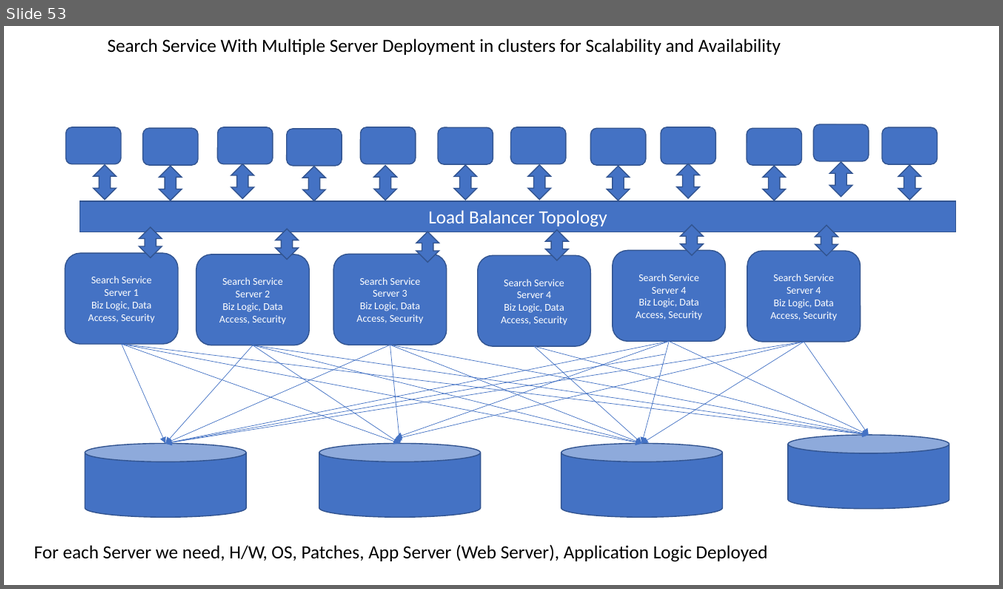
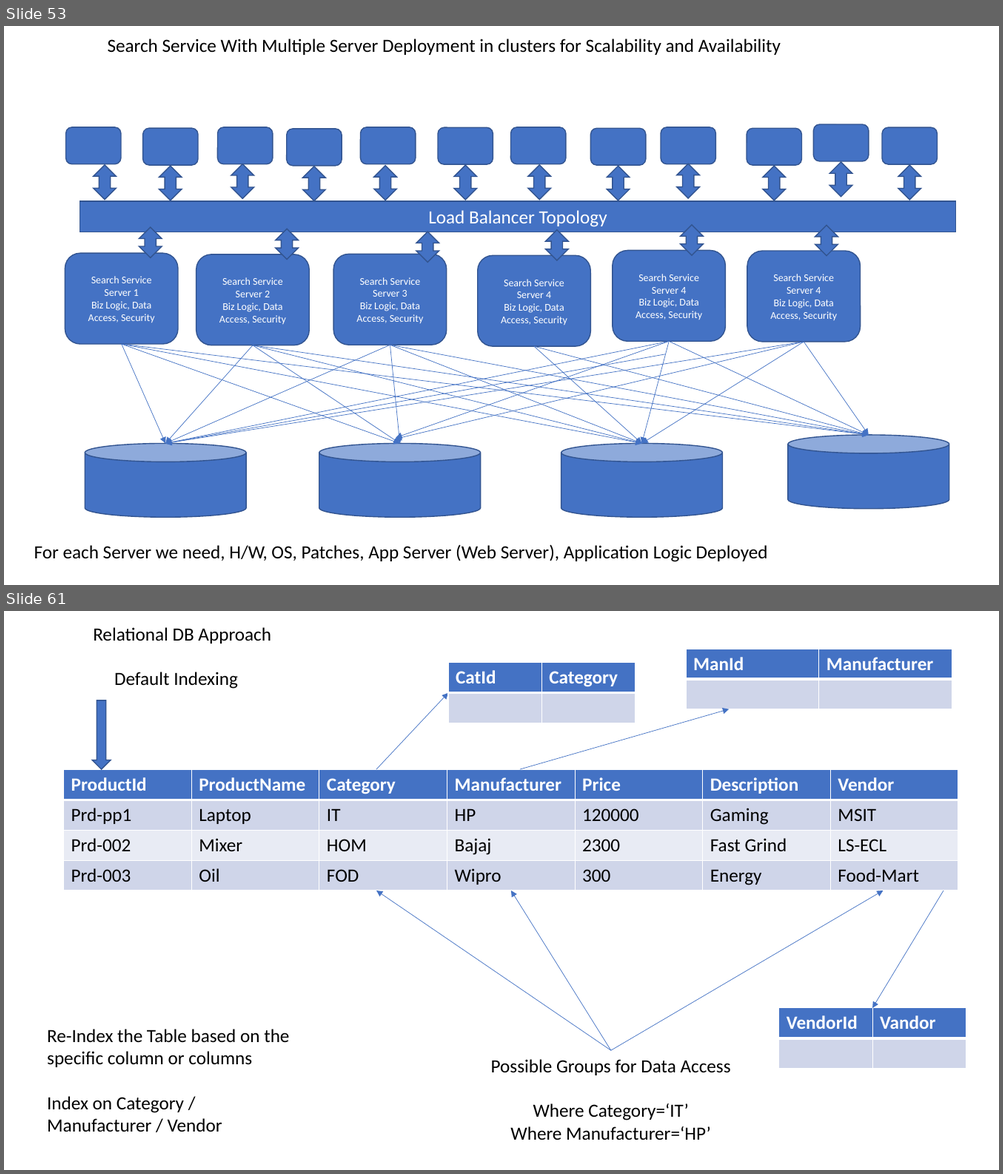
Before and after one commit to maheshsabnis/blazemarch2021, a slide deck: SpotPPTs.pptx. Shown one above the other, each under a label of ours: slide 53 before the commit, slides 53 and 61 after it; the slides between them are not shown. The pictures are 1003x589 and 1003x1174 pixels, drawn with LibreOffice and Linux fonts; fonts in the diff are those of the drawing. Boxes give left, top, right and bottom in pixels: in the first picture for what was removed or moved away, otherwise in the second. Text is boxed around its words. In the diff, an @@ line names an element or a change of style, - is before the commit and + after.

```diff
--- a/SpotPPTs.pptx
+++ b/SpotPPTs.pptx
@@ slide 61 added at (4,611,999,1170), background #FFFFFF @@
@@ text added at (93,627,271,644), 18 pt, text #000000 @@
+Relational DB Approach
@@ table added at (686,649,951,709), 2 rows, 2 columns @@
+ManId | Manufacturer
+ | 
@@ text added at (114,672,238,689), 18 pt, text #000000 @@
+Default Indexing
@@ table added at (448,663,634,723), 2 rows, 2 columns @@
+CatId | Category
+ | 
@@ arrow added from (376, 769) to (448, 693), #4472C4 0.5 pt @@
@@ down arrow added at (92,701,111,769), fill #4472C4, outline #325491 1 pt @@
@@ arrow added from (520, 769) to (728, 709), #4472C4 0.5 pt @@
@@ table added at (64,770,957,891), 4 rows, 7 columns @@
+ProductId | ProductName | Category | Manufacturer | Price | Description | Vendor
+Prd-pp1 | Laptop | IT | HP | 120000 | Gaming | MSIT
+Prd-002 | Mixer | HOM | Bajaj | 2300 | Fast Grind | LS-ECL
+Prd-003 | Oil | FOD | Wipro | 300 | Energy | Food-Mart
@@ arrow added from (611, 1051) to (376, 891), #4472C4 0.5 pt @@
@@ arrow added from (611, 1051) to (512, 891), #4472C4 0.5 pt @@
@@ arrow added from (611, 1051) to (883, 891), #4472C4 0.5 pt @@
@@ arrow added from (943, 891) to (873, 1008), #4472C4 0.5 pt @@
@@ table added at (780,1008,966,1069), 2 rows, 2 columns @@
+VendorId | Vandor
+ | 
@@ text added at (47,1029,289,1132), 18 pt, text #000000 @@
+Re-Index the Table based on the specific column or columns
+Index on Category / Manufacturer / Vendor
@@ text added at (491,1059,731,1140), 18 pt, text #000000 @@
+Possible Groups for Data Access
+Where Category=‘IT’
+Where Manufacturer=‘HP’
```
Also in this commit, not shown: 1 slide changed, 7 other slides added, 30 other files.
